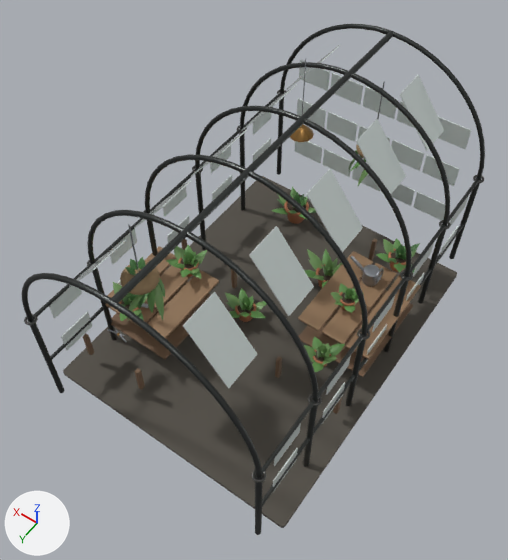
The glTF model app/src/scenes/greenhouse/assets/greenhouse/model.glb as it was, and as the next commit left it.
Camera for both pictures: a 50 mm lens placed at (-2.97, 4.53, 7.78), pointed at (-0.02, 0.41, 1.3). The lights are fixed; the arrows at lower left show +X, +Y and +Z. The first picture is the older version. Where no turn or scale is listed for an object, it has been applied to the vertices. Vertices at exactly the same position are counted once.

Before the edit, the objects in view are built like this:
```python
ob_bench_1 = bpy.data.objects.new('bench_1', me_cube_054)
ob_bench_1.location = (0.71, 0.9, 0.78)
ob_bench_1.scale = (0.3, 1.1, 0.035)
ob_frame_5 = bpy.data.objects.new('frame_5', me_cylinder_010)
ob_frame_5.location = (-1.5, 2.4, 0.78)
ob_pane_20 = bpy.data.objects.new('pane_20', me_cube_021)
ob_pane_20.location = (-0.75, -1.92, 2.55)
ob_pane_20.rotation_euler = (0.0, 0.663, 0.0)  # degrees (0, 38, 0)
ob_pane_20.scale = (0.012, 0.44, 0.75)
ob_pane_21 = bpy.data.objects.new('pane_21', me_cube_022)
ob_pane_21.location = (-0.75, -0.96, 2.55)
ob_pane_21.rotation_euler = (0.0, 0.663, 0.0)  # degrees (0, 38, 0)
ob_pane_21.scale = (0.012, 0.44, 0.75)
ob_pane_22 = bpy.data.objects.new('pane_22', me_cube_023)
ob_pane_22.location = (-0.75, 0.0, 2.55)
ob_pane_22.rotation_euler = (0.0, 0.663, 0.0)  # degrees (0, 38, 0)
ob_pane_22.scale = (0.012, 0.44, 0.75)
ob_pane_23 = bpy.data.objects.new('pane_23', me_cube_024)
ob_pane_23.location = (-0.75, 0.96, 2.55)
ob_pane_23.rotation_euler = (0.0, 0.663, 0.0)  # degrees (0, 38, 0)
ob_pane_23.scale = (0.012, 0.44, 0.75)
ob_pane_24 = bpy.data.objects.new('pane_24', me_cube_025)
ob_pane_24.location = (-0.75, 1.92, 2.55)
ob_pane_24.rotation_euler = (0.0, 0.663, 0.0)  # degrees (0, 38, 0)
ob_pane_24.scale = (0.012, 0.44, 0.75)
ob_pane_25 = bpy.data.objects.new('pane_25', me_cube_026)
ob_pane_25.location = (0.75, -1.92, 2.55)
ob_pane_25.rotation_euler = (0.0, -0.663, 0.0)  # degrees (0, -38, 0)
ob_pane_25.scale = (0.012, 0.44, 0.75)
ob_pane_26 = bpy.data.objects.new('pane_26', me_cube_027)
ob_pane_26.location = (0.75, -0.96, 2.55)
ob_pane_26.rotation_euler = (0.0, -0.663, 0.0)  # degrees (0, -38, 0)
ob_pane_26.scale = (0.012, 0.44, 0.75)
# also in view: 'frame_1' at (0.0, -1.44, 1.54); 'frame_0' at (0.0, -2.4, 1.54); 'pane_32' at (-1.0, -2.4, 2.05); 'fern_7' at (0.5, 1.63, 2.24); 'pane_38' at (0.0, -2.4, 2.05)
```
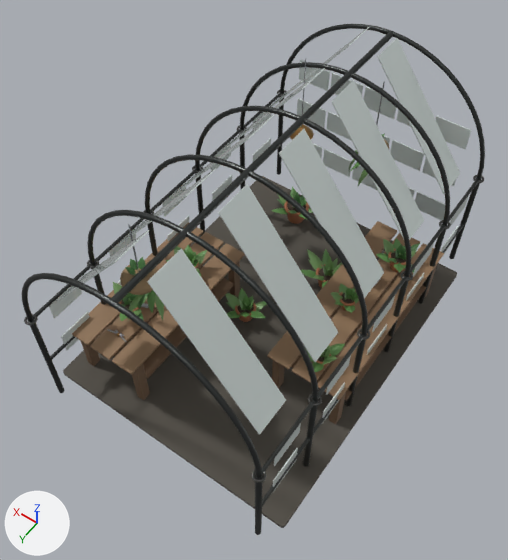
Changed parts and their boxes [x1, y1, x2, y2] in the pictures (508 x 560 px; the box of a moved part takes in the faces that stretch with it):
'bench_0', rescaled (21% wider, 15% taller): before [275, 238, 421, 414]; after [267, 221, 444, 424]
'bench_1', reshaped, rescaled (12% wider, 18% taller): before [83, 239, 237, 390]; after [72, 222, 245, 400]
'pane_24', moved, rescaled (87% wider, 93% taller): before [183, 292, 257, 388]; after [147, 249, 286, 435]
'pane_23', moved, rescaled (83% wider, 97% taller): before [249, 226, 314, 316]; after [218, 184, 338, 362]
'pane_22', moved, rescaled (83% wider, 102% taller): before [306, 169, 363, 252]; after [279, 129, 384, 298]
'pane_21', moved, rescaled (84% wider, 101% taller): before [356, 119, 406, 198]; after [331, 80, 424, 240]
'pane_20', moved, rescaled (83% wider, 104% taller): before [399, 75, 444, 151]; after [377, 38, 460, 194]
'pane_29', moved, rescaled (62% wider, 50% taller): before [69, 240, 126, 287]; after [56, 230, 149, 301]
'pane_28', moved, rescaled (71% wider, 65% taller): before [134, 181, 191, 228]; after [118, 168, 216, 246]
'pane_27', moved, rescaled (81% wider, 67% taller): before [191, 129, 247, 177]; after [172, 115, 274, 196]
'pane_26', moved, rescaled (89% wider, 81% taller): before [242, 84, 297, 130]; after [220, 68, 325, 152]
'pane_25', rescaled (89% wider, 85% taller): before [286, 44, 341, 90]; after [264, 27, 369, 113]
part 1 of me_cube_054, added: after [81, 341, 100, 366]
part 2 of me_cube_054, deleted: before [134, 368, 145, 390]
part 3 of me_cube_054, moved or reshaped: before [83, 239, 237, 360]; after [94, 261, 240, 400]

The change in detail:
me_cube_054 is used by ob_bench_1; location (0.71, 0.9, 0.78); scale (0.3, 1.1, 0.035).
me_cube_054 had 1888 vertices, 3744 faces and spanned x -0.5..2.8, y -0.9..0.9, z -16.7..0.5.
me_cube_054 now has 1736 vertices, 3440 faces and spans x -0.5..2.8, y -0.5..0.5, z -22.3..0.5.
me_cube_054 part 1: a new loose piece of 192 vertices spanning x 2.4..2.7, y 0.4..0.5, z -22.3..0.0, in mat_wooddark (brown #735942).
me_cube_054 part 2: the loose piece of 232 vertices spanning x -0.4..-0.2, y 0.8..0.9, z -16.7..-5.6 is deleted.
me_cube_054 part 3: 231 vertices moved from x -0.4..2.6, y -0.9..0.9, z -16.7..-5.6 to x -0.5..2.7, y -0.5..0.5, z -22.3..0.0; 705 vertices removed from x -0.5..2.7, y -0.9..0.9, z -16.7..-5.6; 593 vertices added at x -0.5..2.7, y -0.5..0.5, z -22.3..0.0.
Object 'pane_20' (ob_pane_20) moves from (-0.75, -1.92, 2.55) to (-0.75, -1.92, 2.47).
Object 'pane_20' (ob_pane_20) is rescaled from (0.012, 0.44, 0.75) to (0.012, 0.44, 1.85).
Object 'pane_21' (ob_pane_21) moves from (-0.75, -0.96, 2.55) to (-0.75, -0.96, 2.47).
Object 'pane_21' (ob_pane_21) is rescaled from (0.012, 0.44, 0.75) to (0.012, 0.44, 1.85).
Object 'pane_22' (ob_pane_22) moves from (-0.75, 0.0, 2.55) to (-0.75, 0.0, 2.47).
Object 'pane_22' (ob_pane_22) is rescaled from (0.012, 0.44, 0.75) to (0.012, 0.44, 1.85).
Object 'pane_23' (ob_pane_23) moves from (-0.75, 0.96, 2.55) to (-0.75, 0.96, 2.47).
Object 'pane_23' (ob_pane_23) is rescaled from (0.012, 0.44, 0.75) to (0.012, 0.44, 1.85).
Object 'pane_24' (ob_pane_24) moves from (-0.75, 1.92, 2.55) to (-0.75, 1.92, 2.47).
Object 'pane_24' (ob_pane_24) is rescaled from (0.012, 0.44, 0.75) to (0.012, 0.44, 1.85).
Object 'pane_25' (ob_pane_25) is rescaled from (0.012, 0.44, 0.75) to (0.012, 0.44, 1.85).
Object 'pane_26' (ob_pane_26) moves from (0.75, -0.96, 2.55) to (0.75, -0.96, 2.47).
Object 'pane_26' (ob_pane_26) is rescaled from (0.012, 0.44, 0.75) to (0.012, 0.44, 1.85).
Object 'pane_27' (ob_pane_27) moves from (0.75, 0.0, 2.55) to (0.75, 0.0, 2.47).
Object 'pane_27' (ob_pane_27) is rescaled from (0.012, 0.44, 0.75) to (0.012, 0.44, 1.85).
Object 'pane_28' (ob_pane_28) moves from (0.75, 0.96, 2.55) to (0.75, 0.96, 2.47).
Object 'pane_28' (ob_pane_28) is rescaled from (0.012, 0.44, 0.75) to (0.012, 0.44, 1.85).
Object 'pane_29' (ob_pane_29) moves from (0.75, 1.92, 2.55) to (0.75, 1.92, 2.47).
Object 'pane_29' (ob_pane_29) is rescaled from (0.012, 0.44, 0.75) to (0.012, 0.44, 1.85).
Object 'bench_0' (ob_bench_0) is rescaled from (0.3, 1.3, 0.035) to (0.3, 2.6, 0.035).
Object 'bench_1' (ob_bench_1) is rescaled from (0.3, 1.1, 0.035) to (0.3, 2.2, 0.035).
